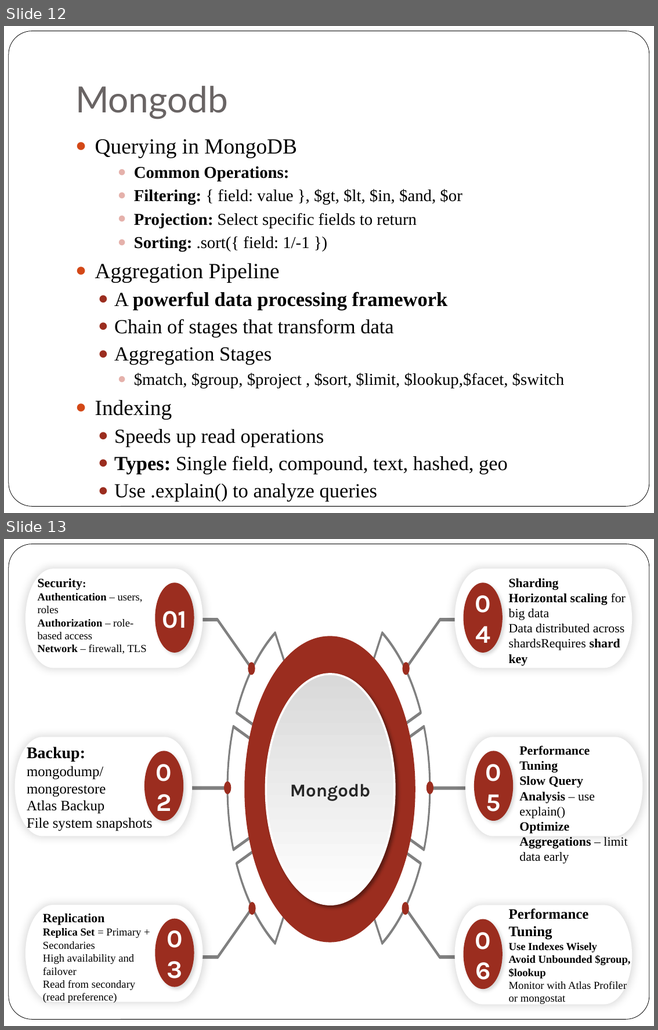
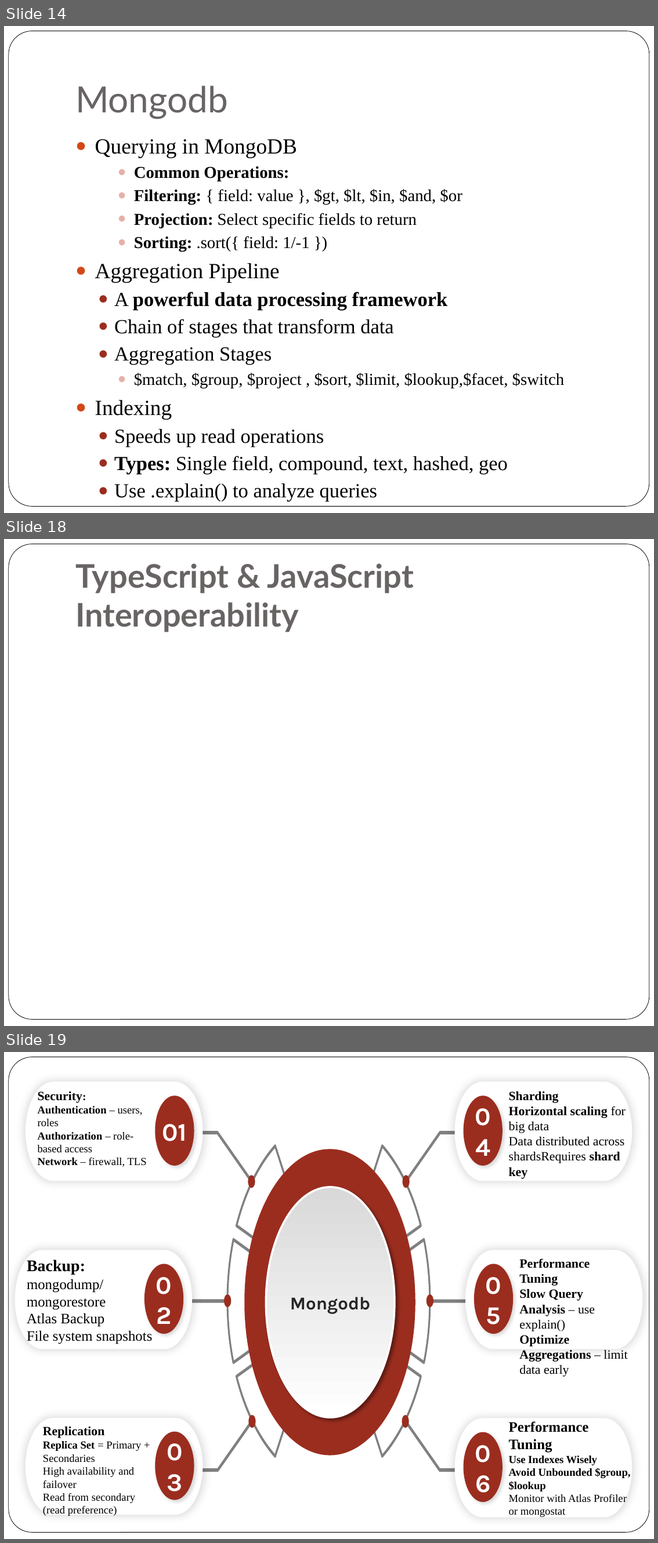
Before and after one commit to rosemarythomas994/VueR-assignment, a slide deck: Presentation Assignment.pptx. Shown one above the other, each under a label of ours: slides 12 and 13 before the commit, slides 14, 18 and 19 after it; the slides between them are not shown. The pictures are 658x1030 and 658x1543 pixels, drawn with LibreOffice and Linux fonts; fonts in the diff are those of the drawing. Boxes give left, top, right and bottom in pixels: in the first picture for what was removed or moved away, otherwise in the second. Text is boxed around its words. In the diff, an @@ line names an element or a change of style, - is before the commit and + after.

```diff
--- a/Presentation Assignment.pptx
+++ b/Presentation Assignment.pptx
@@ slide 18 added at bbox=[4, 539, 654, 1026], background #FFFFFF; not listed: 1 template element that a slide beside it also shows @@
@@ title added at bbox=[75, 563, 414, 632], 36 pt, text #696464, bold @@
+TypeScript & JavaScript Interoperability
@@ what was slide 12 is now slide 14 @@
@@ what was slide 13 is now slide 19 @@
```
Also in this commit, not shown: 1 slide changed, 5 other slides added, 1 slide removed, 41 other files.
